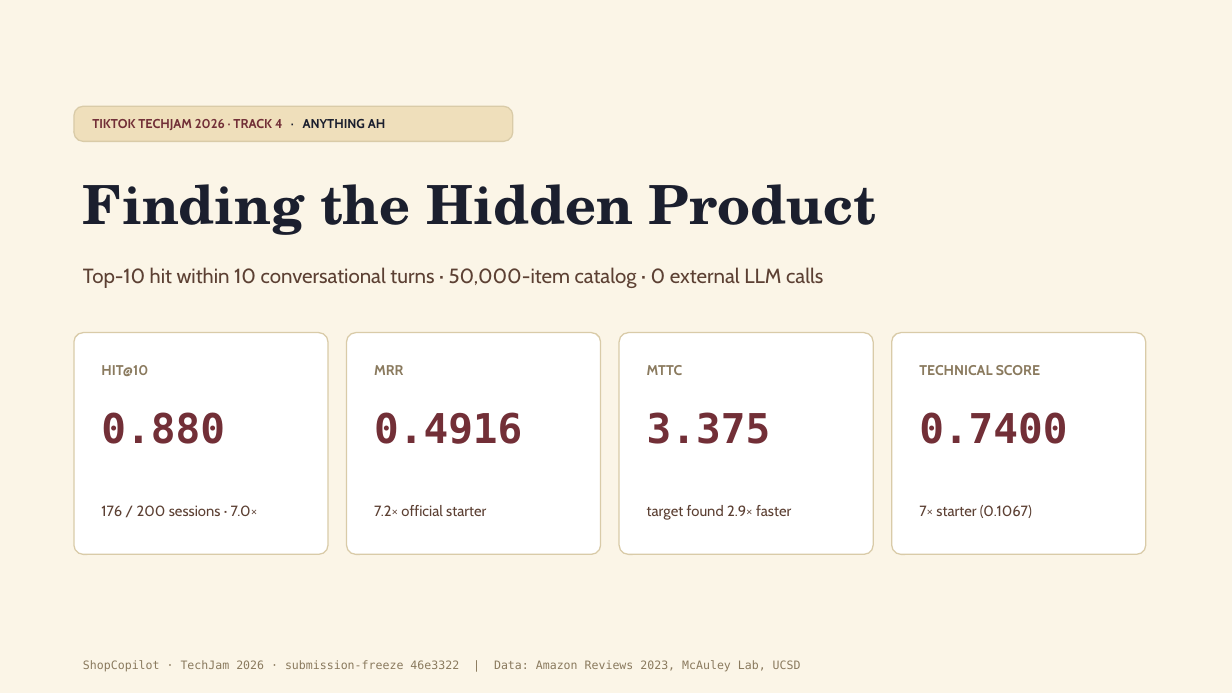
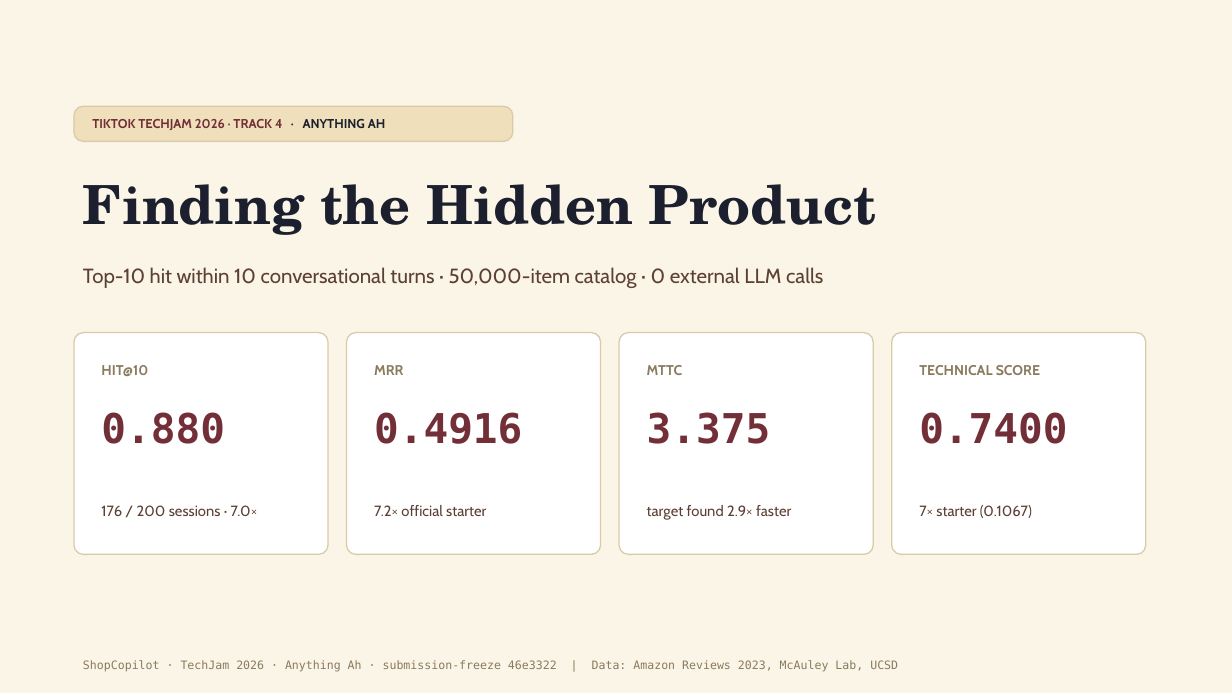
Before and after one commit to Shaneeen/ShopCopilot, a slide deck: slide 1 of docs/presentation/ShopCopilot_TechJam_Deck.pptx. Drawn at 1232x693 pixels with LibreOffice and Linux fonts; fonts in the diff are those of the drawing. Boxes give left, top, right and bottom in pixels: in the first picture for what was removed or moved away, otherwise in the second. Text is boxed around its words. In the diff, an @@ line names an element or a change of style, - is before the commit and + after.

Commit message:
deck: add group ANYTHING AH to all slide headers/footers + pptx author/company metadata

```diff
--- a/docs/presentation/ShopCopilot_TechJam_Deck.pptx
+++ b/docs/presentation/ShopCopilot_TechJam_Deck.pptx
@@ text at (83, 660, 898, 672): text changed @@
-ShopCopilot · TechJam 2026 · submission-freeze 46e3322 | Data: Amazon Reviews 2023, McAuley Lab, UCSD
+ShopCopilot · TechJam 2026 · Anything Ah · submission-freeze 46e3322 | Data: Amazon Reviews 2023, McAuley Lab, UCSD
```
Also in this commit, not shown: 14 other slides changed, 2 other files.
